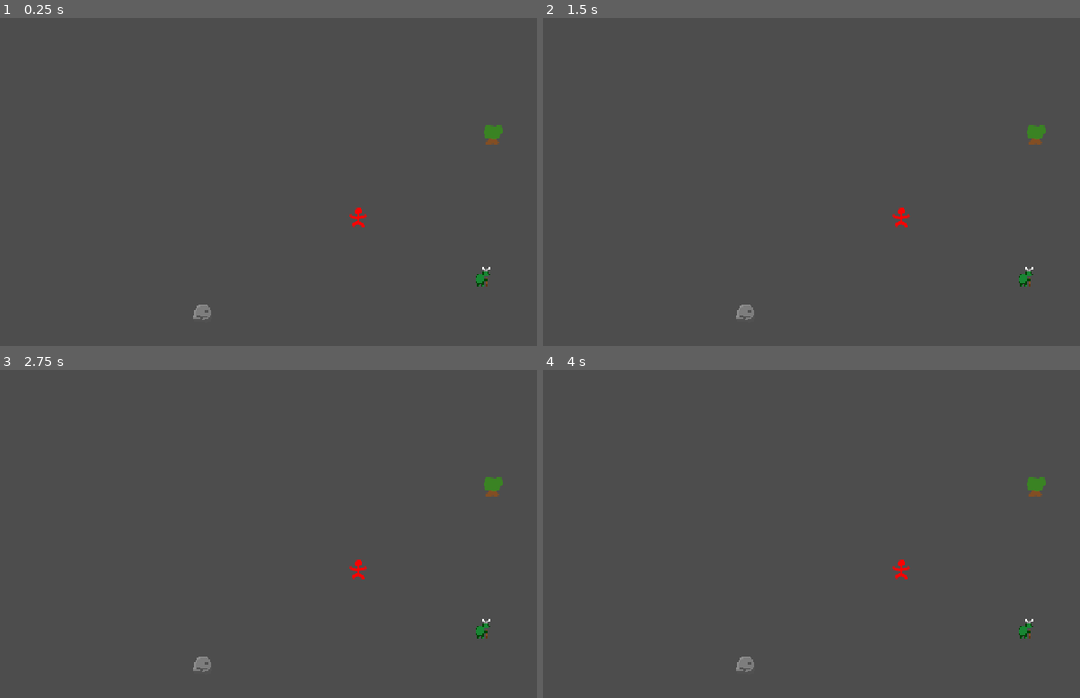
Above: before the commit, frames 1-4 (two rows, left to right).
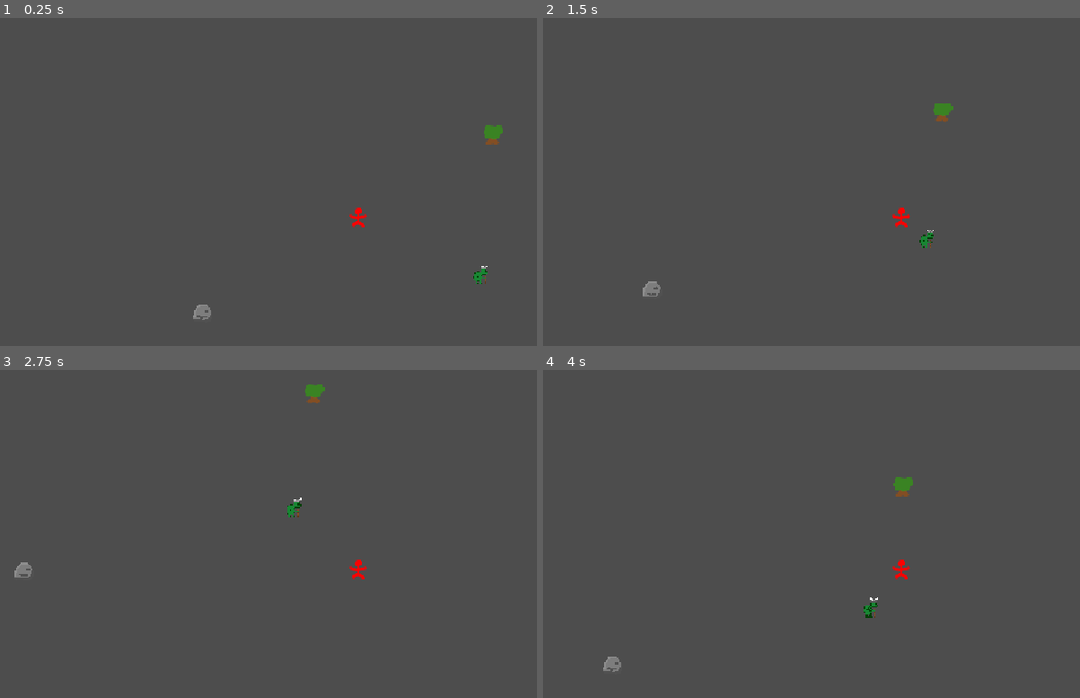
Above: after the commit, the same moments.

Repository: Drewpicus/2dPractice
Game: Godot game, scene res://Scenes/main.tscn
The game is run twice, just before and just after one commit, with the same random seed, the same clock (stepped at 60 frames per second) and the same inputs.
Inputs (mouse positions are in pixels of both pictures, inside the frame that each line leads up to):
- Up to frame 1 (0.25 s): no input
- Up to frame 2 (1.5 s): move the mouse to (1058, 198) at 0.52 s; hold D (move_right) 0.53-1.28 s; click (1058, 198) at 0.6 s; move the mouse to (757, 237) at 1.27 s; hold S (move_down) from 1.28 s (still down); tap T (quick_inspect) at 1.35 s
- Up to frame 3 (2.75 s): move the mouse to (429, 481) at 2.02 s; release S (move_down) at 2.03 s; hold D (move_right) from 2.03 s (still down); hold E (test) from 2.03 s (still down)
- Up to frame 4 (4 s): move the mouse to (865, 648) at 2.77 s; release D (move_right) at 2.78 s; release E (test) at 2.78 s; hold W (move_up) 2.78-3.53 s; tap Mouse wheel up (zoom_in) at 2.85 s; move the mouse to (outside the picture) at 3.52 s; hold A (move_left) from 3.53 s (still down); tap Mouse wheel down (zoom_out) at 3.6 s

The runs differ from the first frame. In frame 1, less than 0.1% of the frame differs, in the area x 88-92%, y 75-82%; in frame 2, 0.7%; in frame 3, 0.7%; in frame 4, 0.7%, in the area x 11-94%, y 32-93%.
Error before the commit: Parse Error: Function "on_other_component_added()" not found in base self. (res://Scripts/Entity/entity_component.gd:48)

Commit message:
fixed name issues

Diff:
--- a/Scenes/main.tscn
+++ b/Scenes/main.tscn
@@ -85,8 +85,6 @@
 [node name="CapabilityComponent" parent="GameWorld/Entities/Player/Components" unique_id=2138748879 instance=ExtResource("13_neg2b")]
 
 [node name="EquipmentComponent" parent="GameWorld/Entities/Player/Components" unique_id=1165157158 instance=ExtResource("14_r33sp")]
-slots = null
-use_default_slots = null
 
 [node name="Tree" type="CharacterBody2D" parent="GameWorld/Entities" unique_id=834797728]
 position = Vector2(216, -131)
--- a/Scripts/Entity/entity_component.gd
+++ b/Scripts/Entity/entity_component.gd
@@ -4,6 +4,7 @@
 @export var component_id: StringName
 
 var root_entity: Entity
+
 
 func _set_owner(owner: Entity) -> void:
 	root_entity = owner
@@ -13,7 +14,6 @@
 
 	if not root_entity.component_removing.is_connected(_handle_component_removing):
 		root_entity.component_removing.connect(_handle_component_removing)
-
 
 func _clear_owner() -> void:
 	if root_entity:
@@ -34,25 +34,24 @@
 	pass
 
 ## Called when another component is added to the same Entity.
-func on_this_component_added(_component_id: StringName,_component: EntityComponent) -> void:
+func on_sibling_added(_component_id: StringName,_component: EntityComponent) -> void:
 	pass
 
 ## Called just before another component is removed from the same Entity.
-func on_this_component_removing(_component_id: StringName,_component: EntityComponent) -> void:
+func on_sibling_removing(_component_id: StringName,_component: EntityComponent) -> void:
 	pass
 
 func _handle_component_added(component_id: StringName,component: EntityComponent) -> void:
 	if component == self:
 		return
 
-	on_other_component_added(component_id, component)
+	on_sibling_added(component_id, component)
 
 func _handle_component_removing(component_id: StringName,component: EntityComponent) -> void:
 	if component == self:
 		return
 
-	on_other_component_removing(component_id, component)
-
+	on_sibling_removing(component_id, component)
 
 func get_component(component_id: StringName) -> EntityComponent:
 	if root_entity == null:
@@ -60,13 +59,11 @@
 
 	return root_entity.get_component(component_id)
 
-
 func has_component(component_id: StringName) -> bool:
 	if root_entity == null:
 		return false
 
 	return root_entity.has_component(component_id)
 
-
 func get_interaction_suggestions() -> Array[StringName]:
 	return []
--- a/Scripts/EntityComponents/equipment_component.gd
+++ b/Scripts/EntityComponents/equipment_component.gd
@@ -9,7 +9,7 @@
 
 signal equipment_updated
 
-func on_this_component_added() -> void:
+func on_added() -> void:
 	if use_default_slots:
 		for slot in default_slots:
 			if slot not in slots:
@@ -17,14 +17,14 @@
 
 	_set_inventory(get_component(&"base:inventory") as InventoryComponent)
 
-func on_this_component_removing() -> void:
+func on_removing() -> void:
 	_set_inventory(null)
 
-func _on_other_component_added(component_id: StringName,component: EntityComponent) -> void:
+func on_sibling_added(component_id: StringName,component: EntityComponent) -> void:
 	if component_id == &"base:inventory":
 		_set_inventory(component as InventoryComponent)
 
-func _on_other_component_removing(component_id: StringName,component: EntityComponent) -> void:
+func on_sibling_removing(component_id: StringName,component: EntityComponent) -> void:
 	if component_id == &"base:inventory" and component == _inventory:
 		_set_inventory(null)
 
